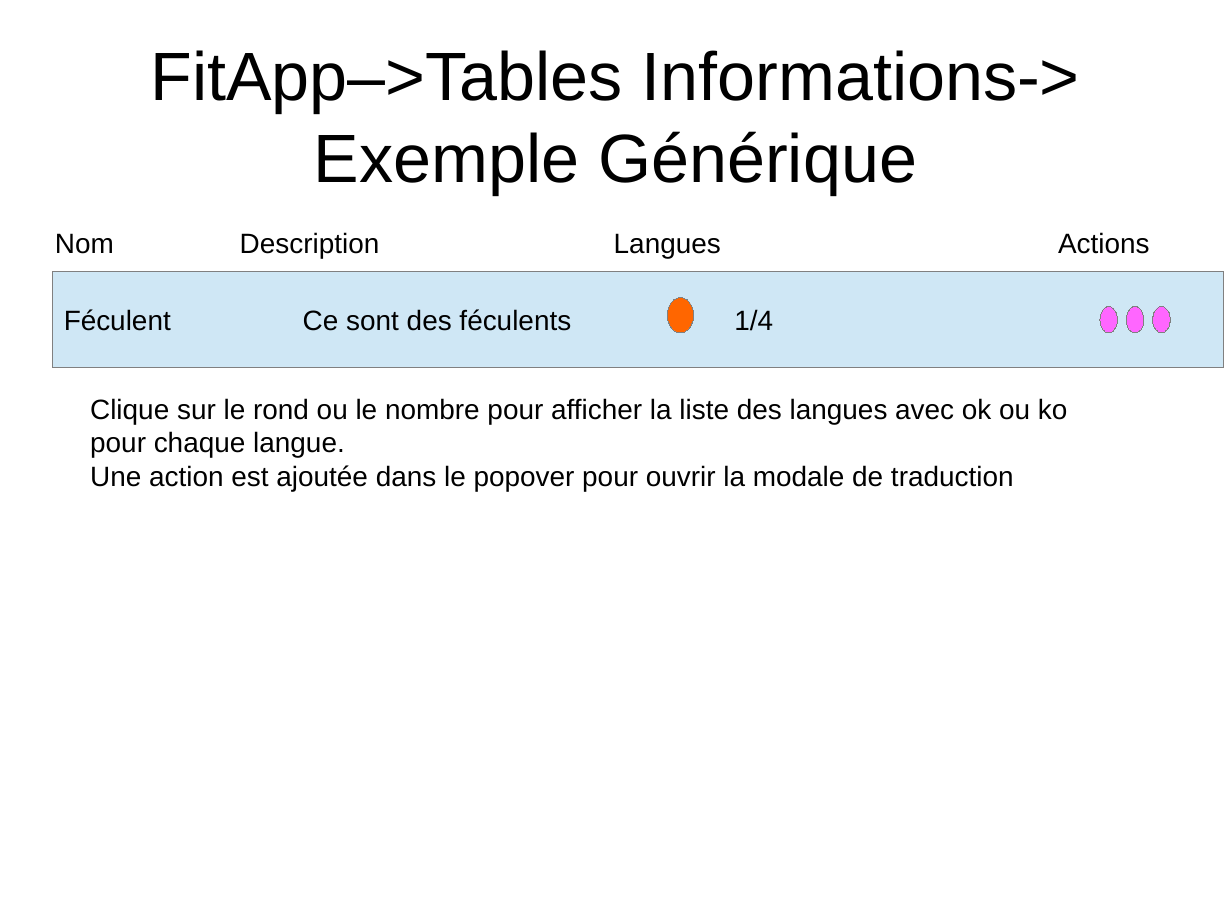
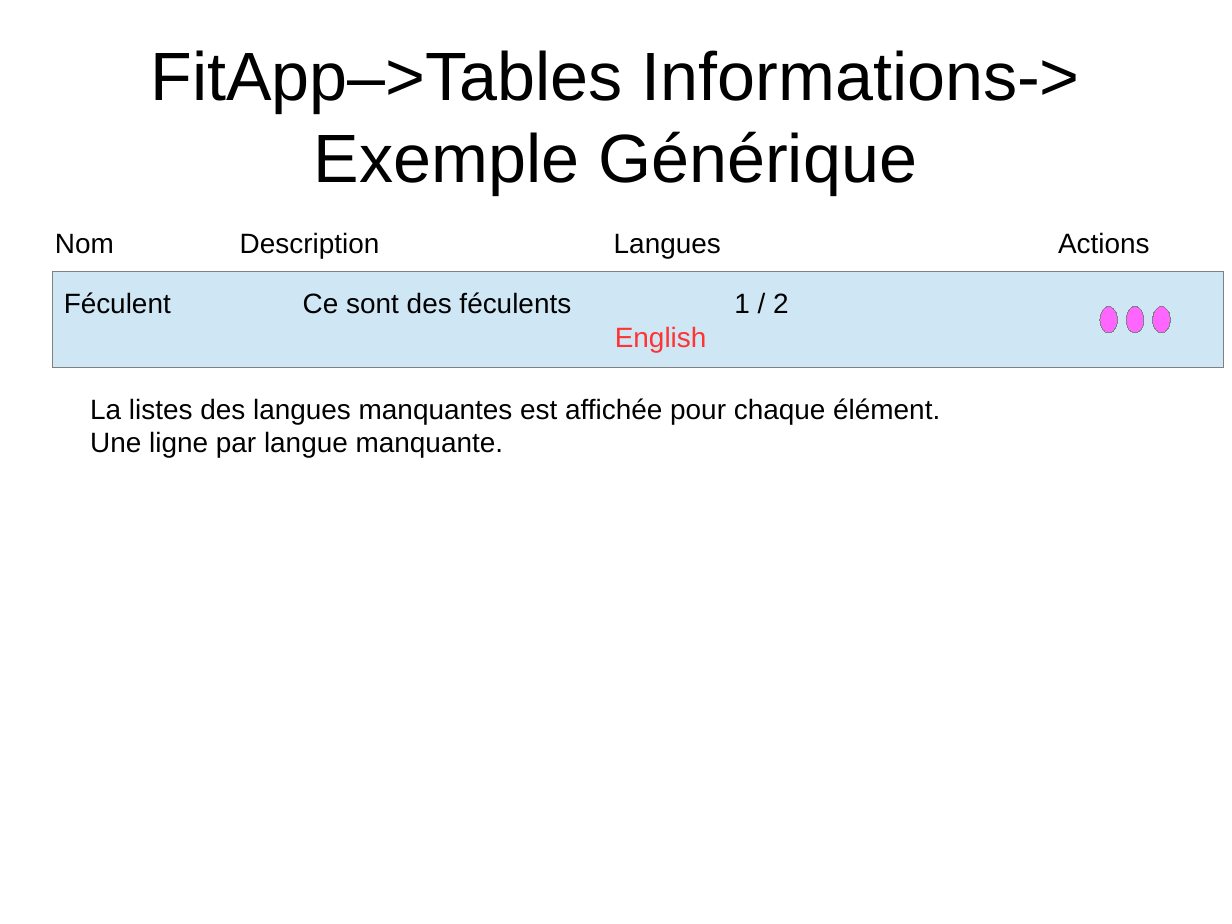
Before and after one commit to NicolasGavard/WebVysionSportV2, a slide deck: slide 3 of Documentations/FitApp - Table Informations v1.02.odp. Drawn at 1232x924 pixels with LibreOffice and Linux fonts; fonts in the diff are those of the drawing. Boxes give left, top, right and bottom in pixels: in the first picture for what was removed or moved away, otherwise in the second. Text is boxed around its words. In the diff, an @@ line names an element or a change of style, - is before the commit and + after.

```diff
--- a/Documentations/FitApp - Table Informations v1.02.odp
+++ b/Documentations/FitApp - Table Informations v1.02.odp
@@ text in rectangle at (64,292,789,352): text changed @@
-Féculent Ce sont des féculents 1/4
+Féculent Ce sont des féculents 1 / 2
+English
@@ ellipse removed at (667,297,694,332) @@
@@ text at (90,398,940,457): text changed @@
-Clique sur le rond ou le nombre pour afficher la liste des langues avec ok ou ko pour chaque langue.
-Une action est ajoutée dans le popover pour ouvrir la modale de traduction
+La listes des langues manquantes est affichée pour chaque élément.
+Une ligne par langue manquante.
```
Also in this commit, not shown: 3 other slides changed, 7 other files.
